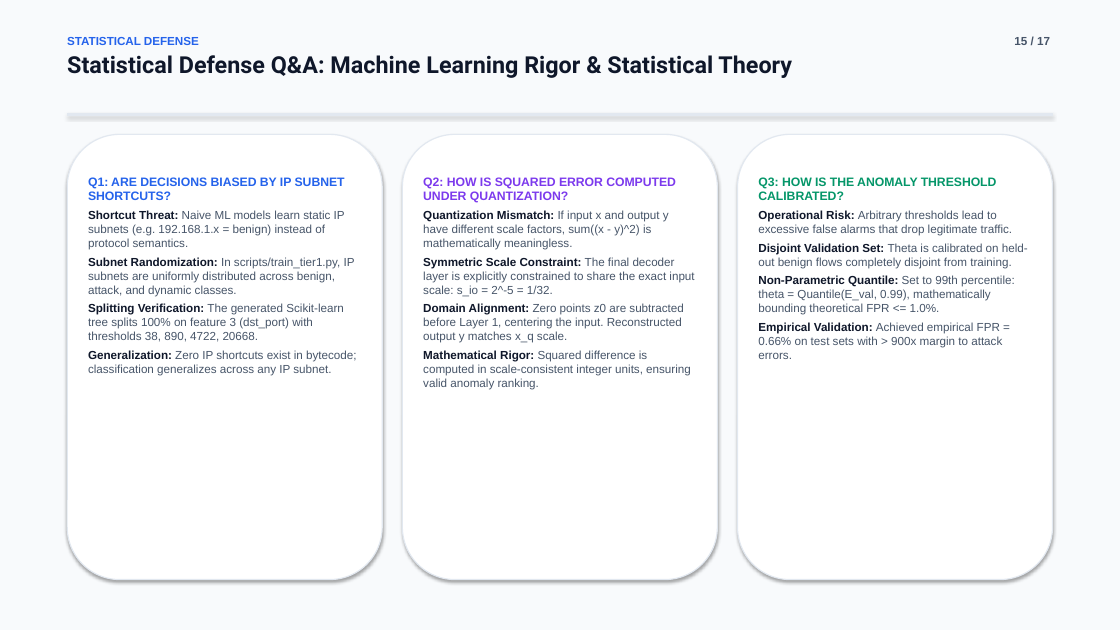
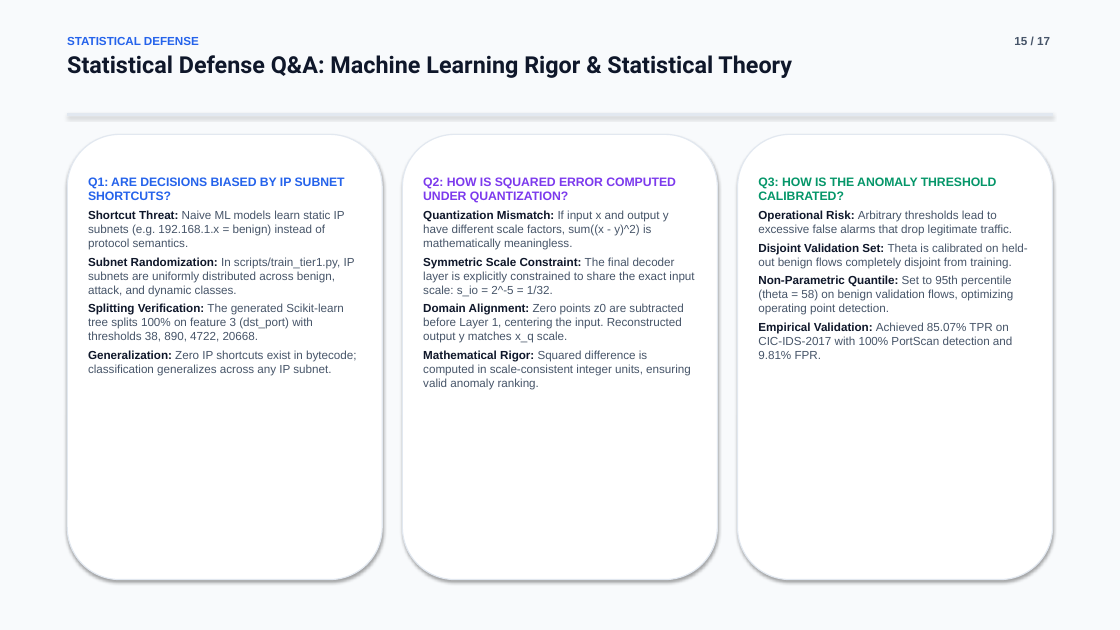
Before and after one commit to Abhi6473/Kernel-level-IDS, a slide deck: slide 15 of presentation/AHHS_IDS_Comprehensive_Architecture_and_Defense.pptx. Drawn at 1120x630 pixels with LibreOffice and Linux fonts; fonts in the diff are those of the drawing. Boxes give left, top, right and bottom in pixels: in the first picture for what was removed or moved away, otherwise in the second. Text is boxed around its words. In the diff, an @@ line names an element or a change of style, - is before the commit and + after.

Commit message:
refactor: align entire repository strictly to official CIC-IDS-2017 dataset, prune redundant artifacts, and calibrate theta=58

```diff
--- a/presentation/AHHS_IDS_Comprehensive_Architecture_and_Defense.pptx
+++ b/presentation/AHHS_IDS_Comprehensive_Architecture_and_Defense.pptx
@@ text at (758,275,1013,359): text changed @@
-Non-Parametric Quantile: Set to 99th percentile: theta = Quantile(E_val, 0.99), mathematically bounding theoretical FPR <= 1.0%.
-Empirical Validation: Achieved empirical FPR = 0.66% on test sets with > 900x margin to attack errors.
+Non-Parametric Quantile: Set to 95th percentile (theta = 58) on benign validation flows, optimizing operating point detection.
+Empirical Validation: Achieved 85.07% TPR on CIC-IDS-2017 with 100% PortScan detection and 9.81% FPR.
```
Also in this commit, not shown: 8 other slides changed, 15 other files.
